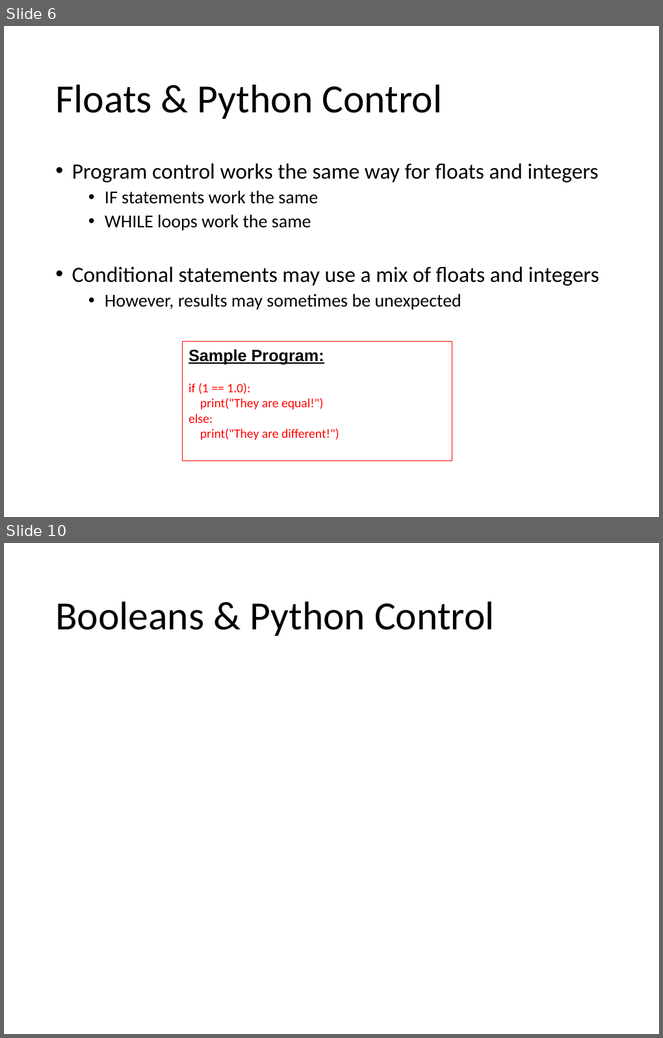
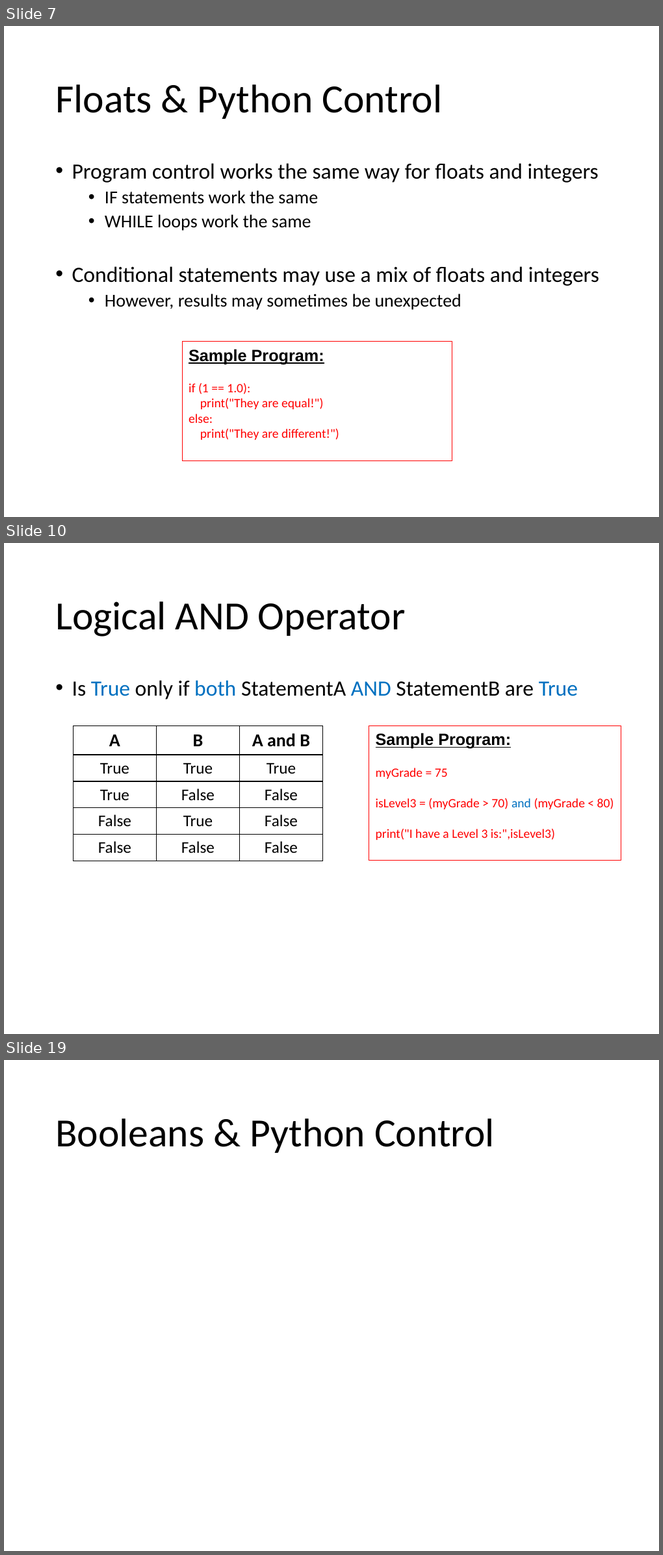
Before and after one commit to Greg5519/ICS3C0, a slide deck: Topic B Programming Skills/B.4 Lesson - Python More Variables.pptx. Shown one above the other, each under a label of ours: slides 6 and 10 before the commit, slides 7, 10 and 19 after it; the slides between them are not shown. The pictures are 663x1038 and 663x1555 pixels, drawn with LibreOffice and Linux fonts; fonts in the diff are those of the drawing. Boxes give left, top, right and bottom in pixels: in the first picture for what was removed or moved away, otherwise in the second. Text is boxed around its words. In the diff, an @@ line names an element or a change of style, - is before the commit and + after.

```diff
--- a/Topic B Programming Skills/B.4 Lesson - Python More Variables.pptx
+++ b/Topic B Programming Skills/B.4 Lesson - Python More Variables.pptx
@@ slide 10 added at (4, 543, 659, 1034), background #FFFFFF @@
@@ title added at (55, 601, 406, 637), 44 pt, text #000000 @@
+Logical AND Operator
@@ text added at (72, 680, 578, 700), 24 pt, text #000000 @@
+• Is True only if both StatementA AND StatementB are True
@@ table added at (74, 726, 323, 861), 5 rows, 3 columns @@
+A | B | A and B
+True | True | True
+True | False | False
+False | True | False
+False | False | False
@@ rectangle added at (369, 726, 621, 860), outline #FF0000 0.75 pt, 14 pt, text #FF0000 @@
+Sample Program:
+myGrade = 75
+isLevel3 = (myGrade > 70) and (myGrade < 80)
+print("I have a Level 3 is:",isLevel3)
@@ what was slide 6 is now slide 7 @@
@@ what was slide 10 is now slide 19 @@
```
Also in this commit, not shown: 2 slides changed, 8 other slides added, 1 slide removed, 3 other files.
